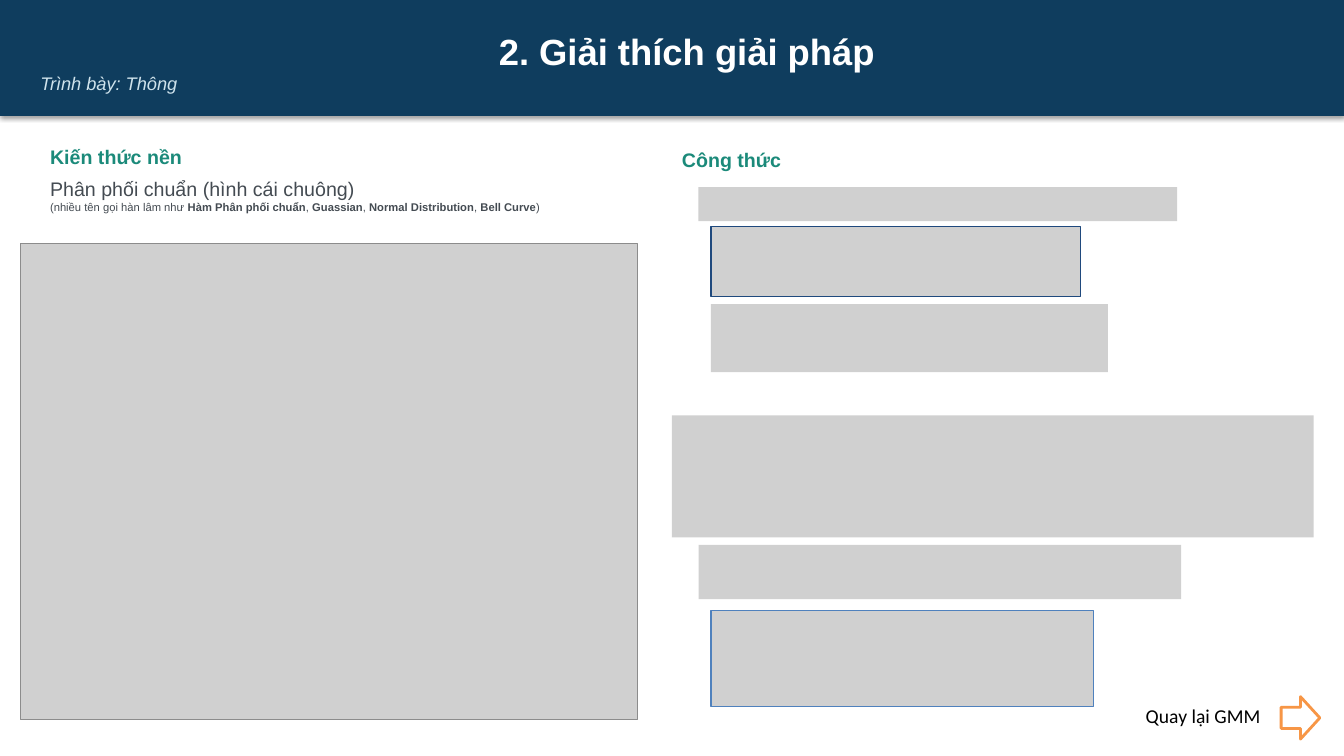
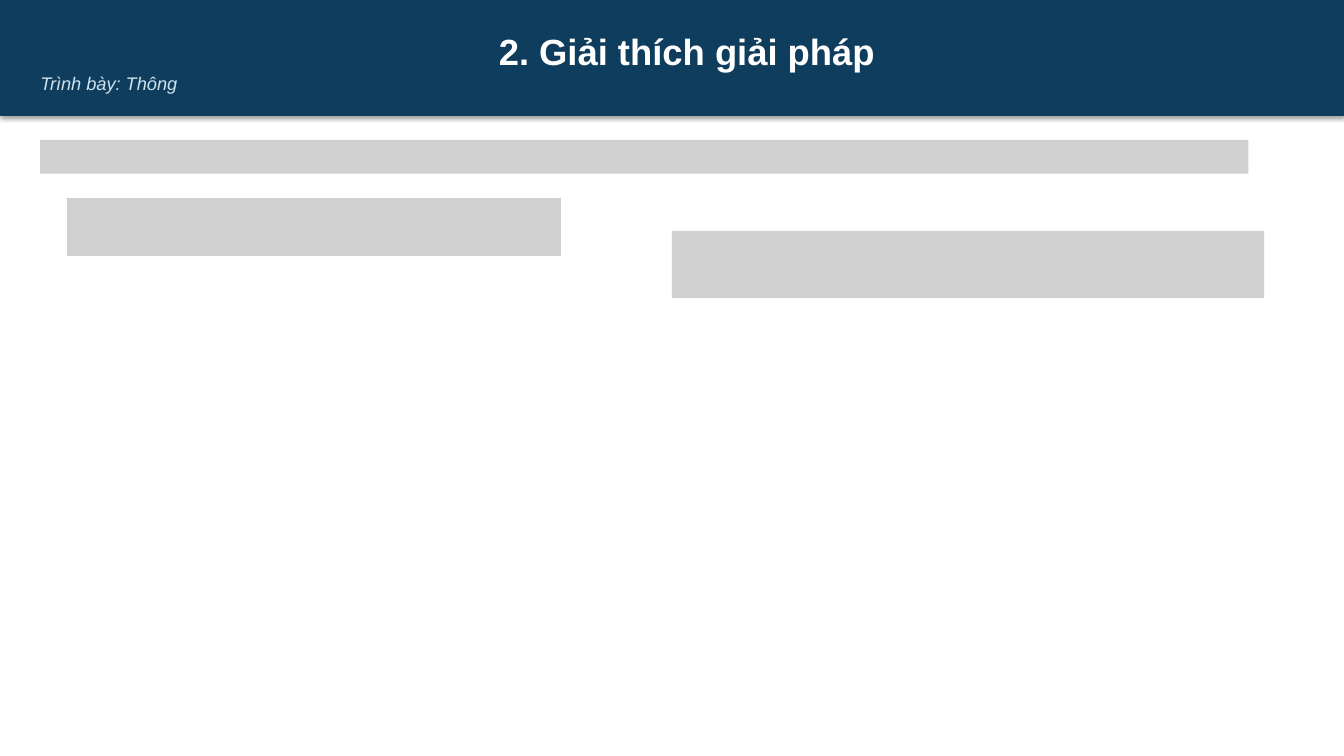
Before and after one commit to dinhdatthong1809/gaussian-mixture-model, a slide deck: slide 43 of Slide.pptx (slide 15 before the commit). Drawn at 1344x756 pixels with LibreOffice and Linux fonts; fonts in the diff are those of the drawing; grey boxes stand for pictures. Boxes give left, top, right and bottom in pixels: in the first picture for what was removed or moved away, otherwise in the second. Text is boxed around its words. In the diff, an @@ line names an element or a change of style, - is before the commit and + after.

Commit message:
go

```diff
--- a/Slide.pptx
+++ b/Slide.pptx
@@ picture added at [40,140,1249,174] @@
@@ text removed at [50,149,540,213] @@
-Kiến thức nền
-Phân phối chuẩn (hình cái chuông)
-(nhiều tên gọi hàn lâm như Hàm Phân phối chuẩn, Guassian, Normal Distribution, Bell Curve)
@@ text removed at [682,152,781,171] @@
-Công thức
@@ picture added at [68,199,562,256] @@
@@ picture removed at [699,188,1178,222] @@
@@ picture: place and size @@
-picture at [711,227,1081,297]
+picture at [673,231,1265,298]
@@ picture removed at [21,243,638,720] @@
@@ picture removed at [711,304,1108,339] @@
@@ picture removed at [711,338,1108,372] @@
@@ picture removed at [673,415,1314,537] @@
@@ picture removed at [791,453,1001,477] @@
@@ picture removed at [699,545,1182,600] @@
@@ picture removed at [711,611,1094,707] @@
@@ text removed at [1146,709,1260,727] @@
-Quay lại GMM
@@ right arrow removed at [1281,697,1320,739] @@
```
Also in this commit, not shown: 7 other slides changed, 4 slides added.
